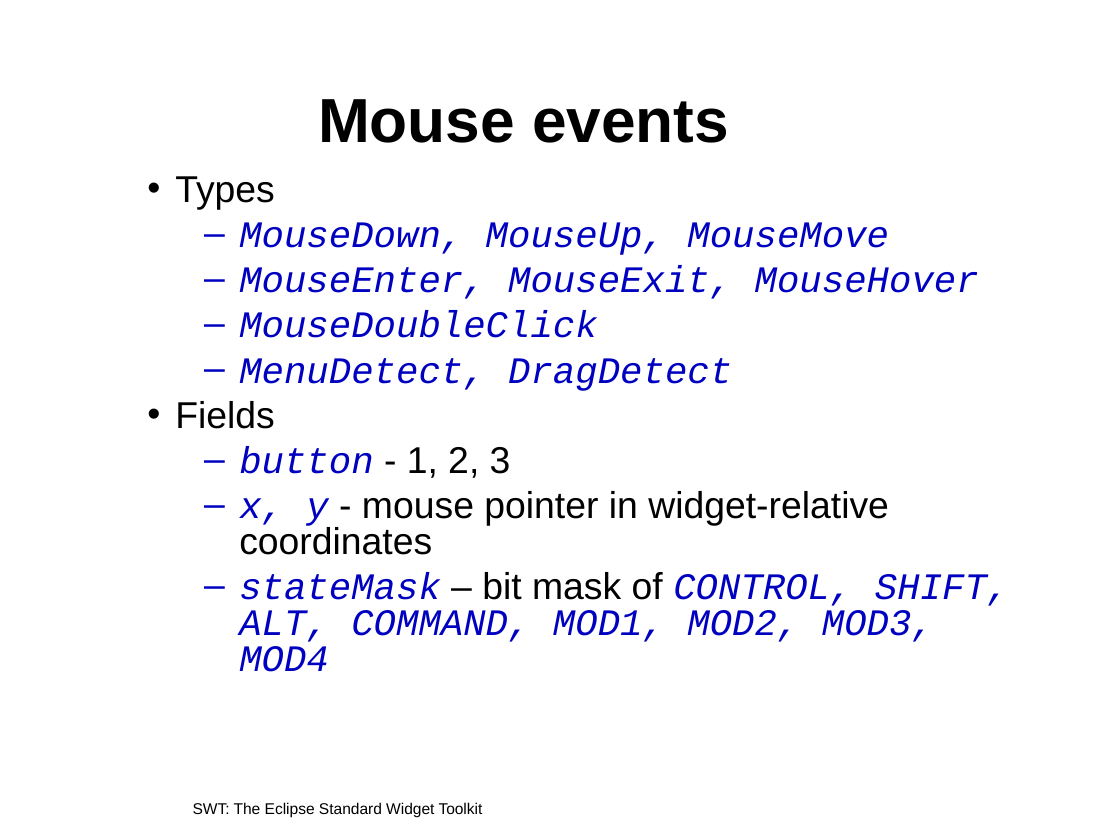
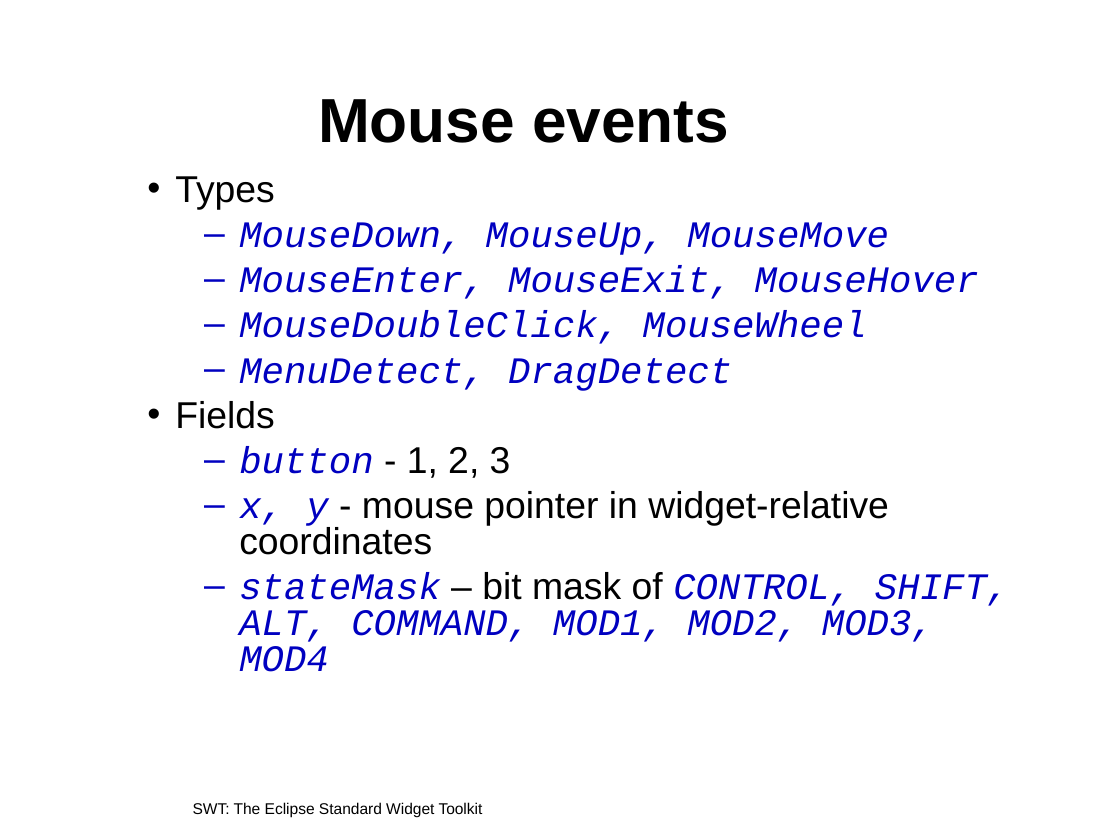
Before and after one commit to eclipse-platform/www.eclipse.org-eclipse, a slide deck: slide 50 of tutorials/oopsla2005/t22-irvine.ppt. Drawn at 1120x840 pixels with LibreOffice and Linux fonts; fonts in the diff are those of the drawing; background and template pictures are left out. Boxes give left, top, right and bottom in pixels: in the first picture for what was removed or moved away, otherwise in the second. Text is boxed around its words. In the diff, an @@ line names an element or a change of style, - is before the commit and + after.

```diff
--- a/tutorials/oopsla2005/t22-irvine.ppt
+++ b/tutorials/oopsla2005/t22-irvine.ppt
@@ text at (x1=239, y1=311, x2=867, y2=344): text changed @@
-  – MouseDoubleClick
+  – MouseDoubleClick, MouseWheel
```
Also in this commit, not shown: 9 other slides changed.
